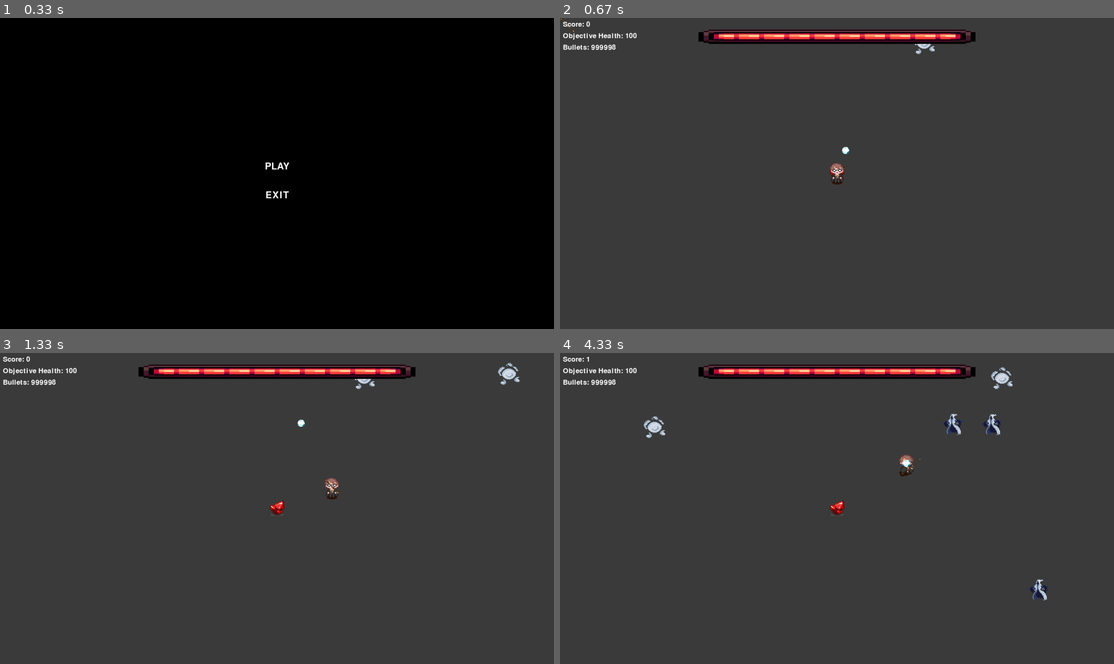
Above: before the commit, frames 1-4 (two rows, left to right).
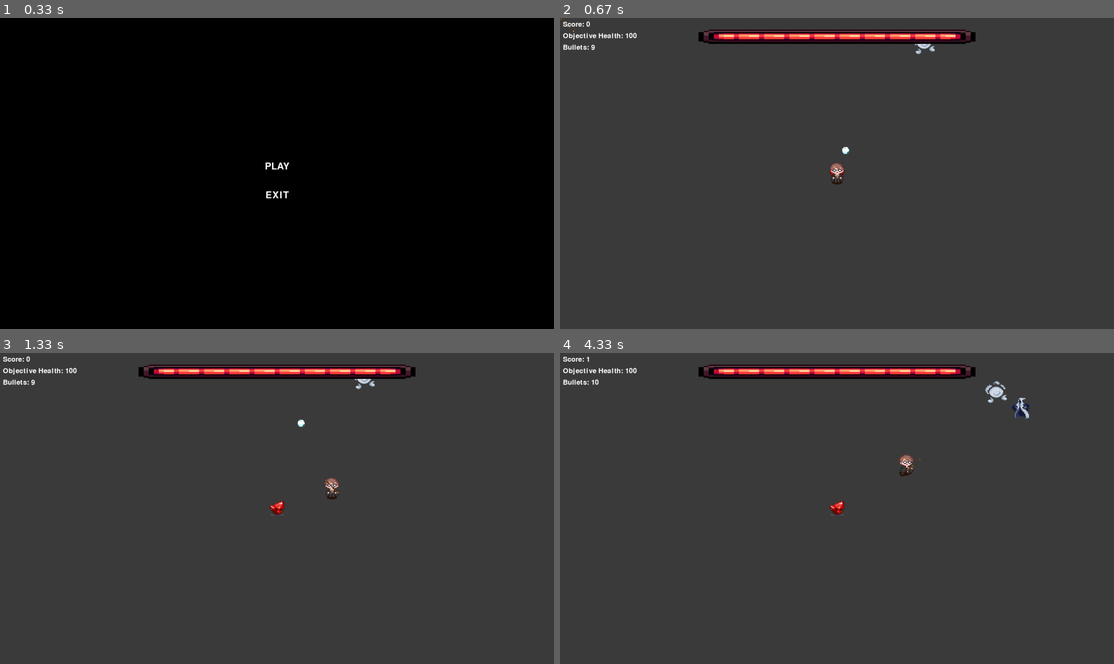
Above: after the commit, the same moments.

Repository: yyyort/Harry-Potter
Game: pygame game, started from TowerDefenseDevCon/sprite.py
The game is run twice, just before and just after one commit, with the same random seed, the same clock (stepped at 60 frames per second) and the same inputs.
Inputs (mouse positions are in pixels of both pictures, inside the frame that each line leads up to):
- Up to frame 1 (0.33 s): no input
- Up to frame 2 (0.67 s): click "PLAY" at 0.38 s
- Up to frame 3 (1.33 s): hold Right 0.67-1.13 s; move the mouse to (254, 524) at 0.7 s; hold Up from 1.17 s (still down)
- Up to frame 4 (4.33 s): release Up at 1.47 s; hold Right 1.5-1.97 s; hold Left 2-2.53 s; hold Down 2.57-2.87 s; hold Left 2.9-3.3 s; hold Up 3.33-3.7 s; hold Right from 3.73 s (still down)

Frame 1 is identical in both runs. In frame 2, less than 0.1% of the frame differs, in the area x 6-11%, y 8-11%; in frame 3, 0.2%; in frame 4, 1.0%, in the area x 5-89%, y 4-80%.

Commit message:
Update sprite.py

Diff:
--- a/TowerDefenseDevCon/sprite.py
+++ b/TowerDefenseDevCon/sprite.py
@@ -1,3 +1,8 @@
+# LATEST CODE
+# LATEST CODE
+# LATEST CODE
+# LATEST CODE
+# LATEST CODE
 import pygame, sys, random, math
 
 # Initialize Pygame
@@ -14,12 +19,12 @@
 BULLET_COLOR = (255, 255, 0)
 PLAYER_SPEED = 5
 ENEMY_SPEED = 5
-ENEMY_SPAWN_INTERVAL = 30  # Number of frames between enemy spawns
+ENEMY_SPAWN_INTERVAL = 55  # Number of frames between enemy spawns
 ENEMY_START_SPAWN = 60
 BULLET_SPEED = 8
-MAX_BULLET_COUNT = 999999  # Maximum number of bullets the player can carry
+MAX_BULLET_COUNT = 10  # Maximum number of bullets the player can carry
 BULLET_RELOAD_AMOUNT = 2  # Number of additional bullets gained per enemy kill
-BULLET_FIRE_DELAY = 30  # Delay in frames between consecutive shots
+BULLET_FIRE_DELAY = 60  # Delay in frames between consecutive shots
 BULLET_AUTO_ATTACK_RADIUS = 250  # Adjust this radius as needed
 OBJECTIVE_HIT_POINTS = 100
 MENU_BACKGROUND_COLOR = (0, 0, 0)
